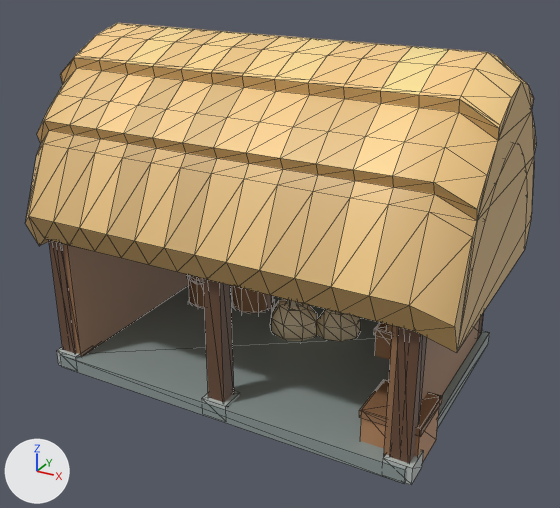
An edit to the glTF model godot/art/models/storehouse.glb, drawn before and after from the same camera.
One viewpoint serves both versions: a camera (50 mm lens) standing at (2.39, -4.35, 2.99) and looking at (0.05, -0.1, 0.87). Every picture has the same lights, and +X, +Y and +Z are marked at lower left. The older version comes first. Mesh edges are drawn as thin lines. Vertices at exactly the same position are counted once.

Objects in the first picture: 'body'.
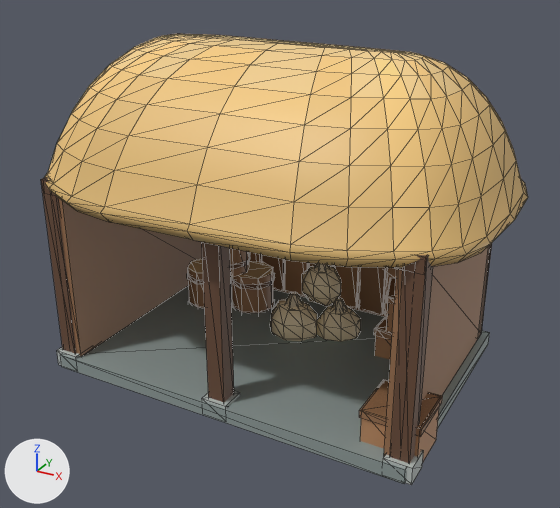
What the commit changed:
me_body is used by ob_body; location (0.0, 0.0, 0.0).
Verts and faces of me_body; kept vertices keep their numbers, new ones are numbered from 897.
Before the commit, vertices of me_body: 133 (-0.06, -0.86, 1.25), 135 (-0.06, -0.74, 1.25), 137 (0.06, -0.86, 1.25), 139 (0.06, -0.74, 1.25).
me_body had 897 vertices, 1606 faces and spanned x -1.49..1.49, y -1.02..1.02, z -0.02..2.29.
me_body now has 838 vertices, 1482 faces and spans x -1.55..1.55, y -1.08..1.08, z -0.02..2.25.
me_body part 1: the loose piece of 351 vertices spanning x -1.49..1.49, y -1.02..1.02, z 0.86..2.29 is rebuilt with 336 vertices and now spans x -1.55..1.55, y -1.08..1.08, z 1.27..2.25.
Part 2, on me_body:
62 vertices in x -1.31..1.31, y -0.86..0.85, z 1.22..1.25 move by (0.0, 0.0, 0.15).
Part 3, on me_body:
Vertices 133, 135, 137, 139 move by (0.0, 0.0, 0.15).
Other edits to the shape of me_body do not show in these pictures.

Pixel boxes [x1, y1, x2, y2] of what changed, in the pictures (560 x 508 px; the box of a moved part takes in the faces that stretch with it):
'body', reshaped: before [25, 23, 536, 485]; after [41, 34, 528, 485]
part 1 of me_body, rebuilt (29% shorter): before [25, 23, 536, 353]; after [44, 34, 528, 268]
part 2 of me_body, moved or reshaped: before [49, 240, 484, 463]; after [41, 177, 492, 463]
part 3 of me_body, moved or reshaped: before [203, 278, 234, 402]; after [202, 242, 234, 402]
